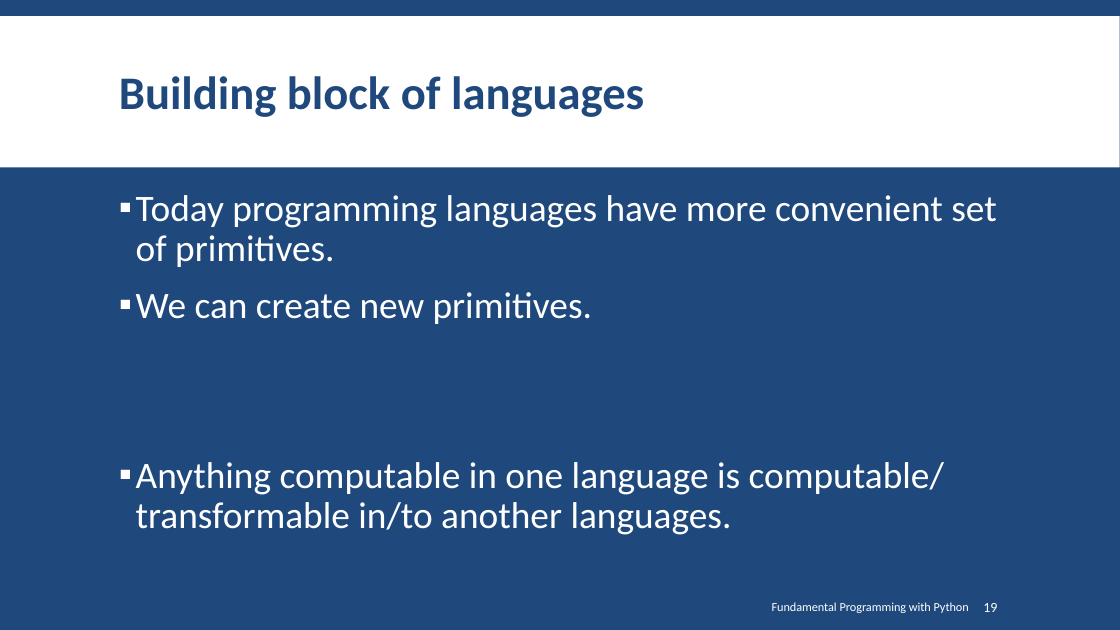
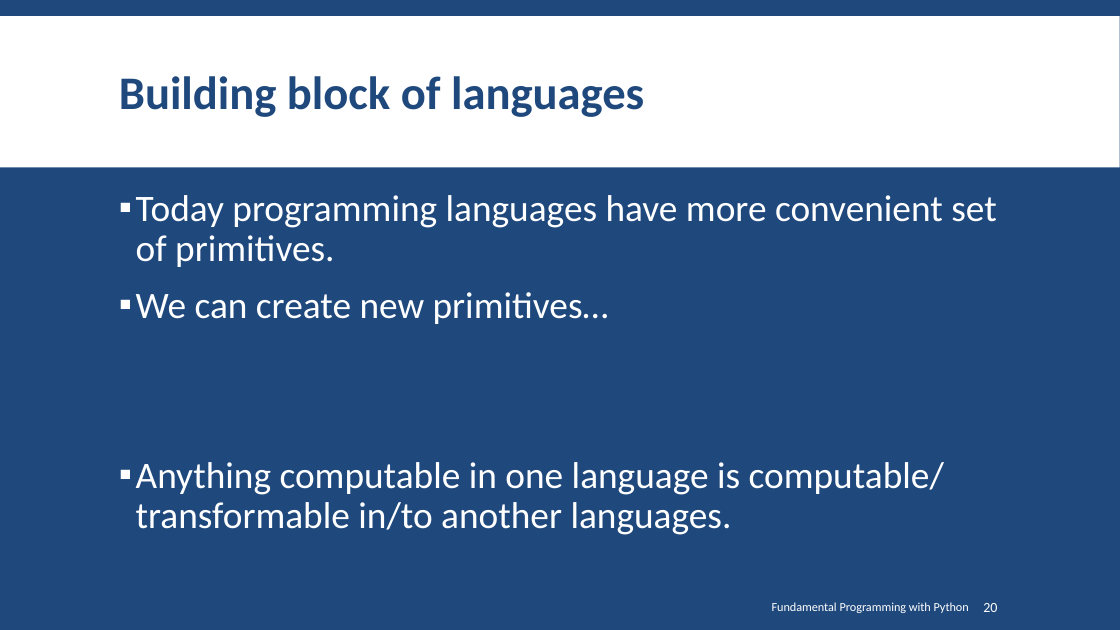
Before and after one commit to SharifPythonSpace/Course1401, a slide deck: slide 20 of Slide/02-Introduction to Programming with Python.pptx (slide 19 before the commit). Drawn at 1120x630 pixels with LibreOffice and Linux fonts; fonts in the diff are those of the drawing; background and template pictures are left out. Boxes give left, top, right and bottom in pixels: in the first picture for what was removed or moved away, otherwise in the second. Text is boxed around its words. In the diff, an @@ line names an element or a change of style, - is before the commit and + after.

Commit message:
minor update

```diff
--- a/Slide/02-Introduction to Programming with Python.pptx
+++ b/Slide/02-Introduction to Programming with Python.pptx
@@ text at [136, 292, 609, 324]: text changed @@
-▪ We can create new primitives.
+▪ We can create new primitives…
@@ page number at [983, 603, 997, 612]: text changed @@
-19
+20
```
Also in this commit, not shown: 1 other slide changed, 1 slide added.
